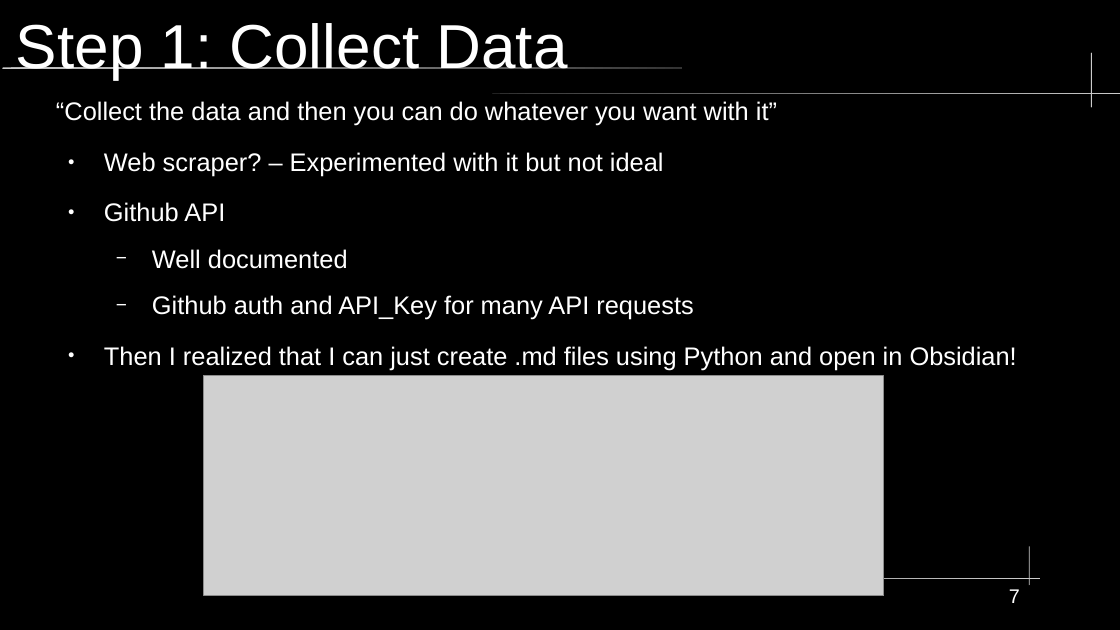
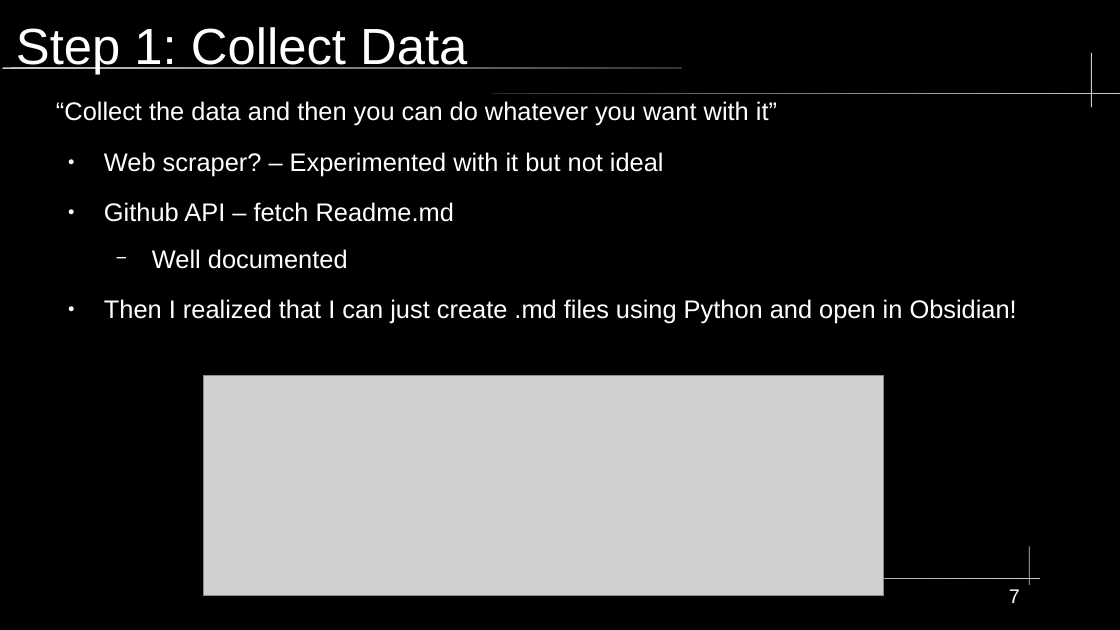
Before and after one commit to KWaloen/tc39_proposals_project, a slide deck: slide 7 of Data Analysis/Presentation/JS Proposals Project.odp. Drawn at 1120x630 pixels with LibreOffice and Linux fonts; fonts in the diff are those of the drawing; grey boxes stand for pictures. Boxes give left, top, right and bottom in pixels: in the first picture for what was removed or moved away, otherwise in the second. Text is boxed around its words. In the diff, an @@ line names an element or a change of style, - is before the commit and + after.

Commit message:
update presentation

```diff
--- a/Data Analysis/Presentation/JS Proposals Project.odp
+++ b/Data Analysis/Presentation/JS Proposals Project.odp
@@ title "Step 1: Collect Data" at bbox=[16, 27, 467, 74]: size 44 to 36 pt @@
@@ text at bbox=[104, 202, 454, 222]: text changed @@
-● Github API
+● Github API – fetch Readme.md
@@ text at bbox=[152, 295, 693, 320]: paragraph removed @@
-  − Github auth and API_Key for many API requests
```
Also in this commit, not shown: 6 other slides changed, 23 slides added.
